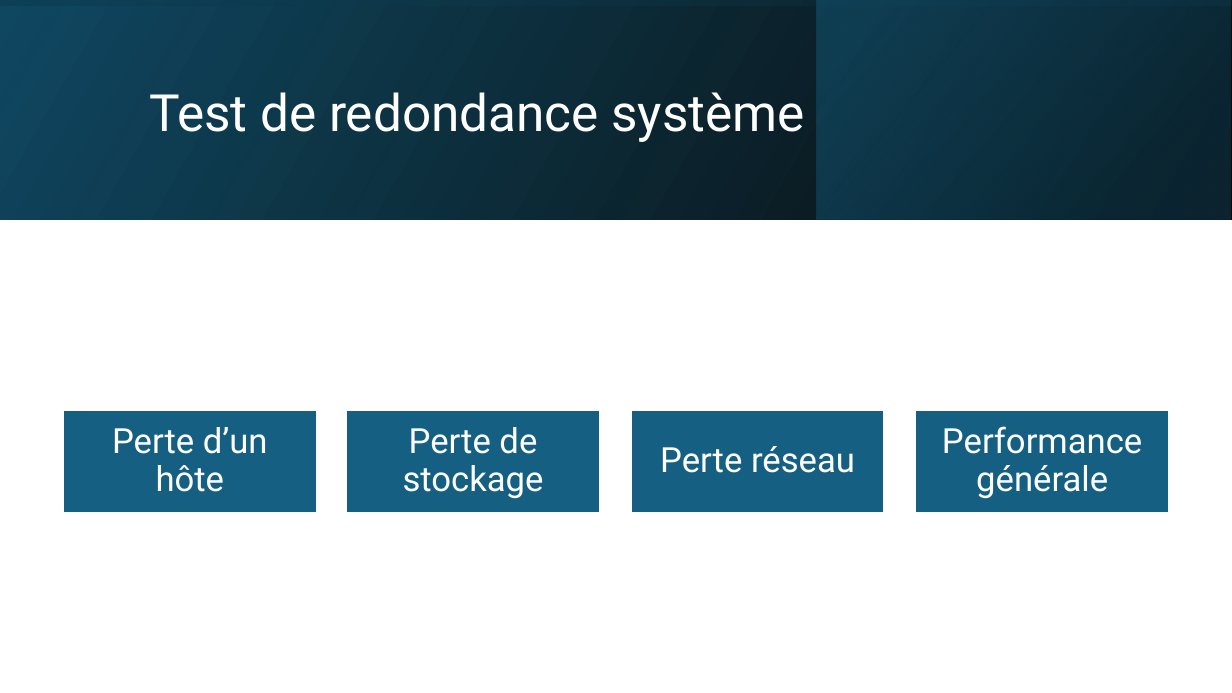
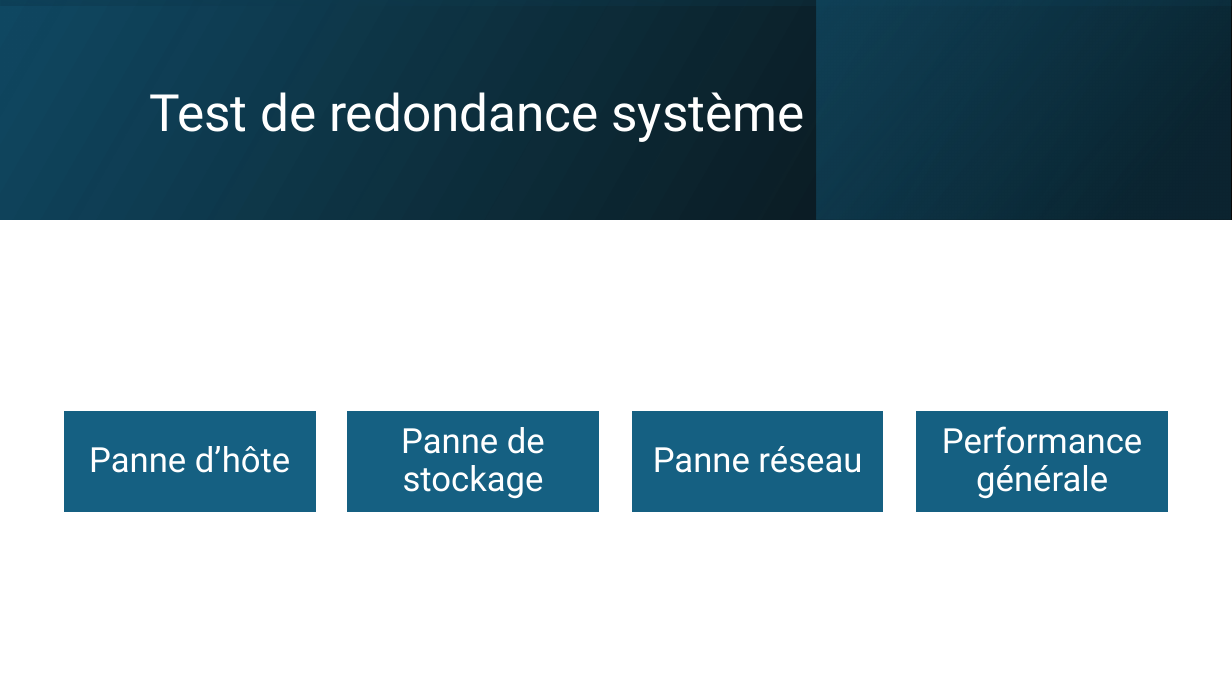
Before and after one commit to Vinc1347900/Stage_Henallux, a slide deck: slide 23 of TFE/DHAIMI_Vincent_PP_TFE.pptx. Drawn at 1232x693 pixels with LibreOffice and Linux fonts; fonts in the diff are those of the drawing. Boxes give left, top, right and bottom in pixels: in the first picture for what was removed or moved away, otherwise in the second. Text is boxed around its words. In the diff, an @@ line names an element or a change of style, - is before the commit and + after.

```diff
--- a/TFE/DHAIMI_Vincent_PP_TFE.pptx
+++ b/TFE/DHAIMI_Vincent_PP_TFE.pptx
@@ text at <box>89,446,291,473</box>: text changed @@
-Perte d’un hôte
+Panne d’hôte
@@ text at <box>401,427,545,499</box>: text changed @@
-Perte de stockage
+Panne de stockage
@@ text at <box>653,446,862,473</box>: text changed @@
-Perte réseau
+Panne réseau
```
Also in this commit, not shown: 3 other slides changed.
